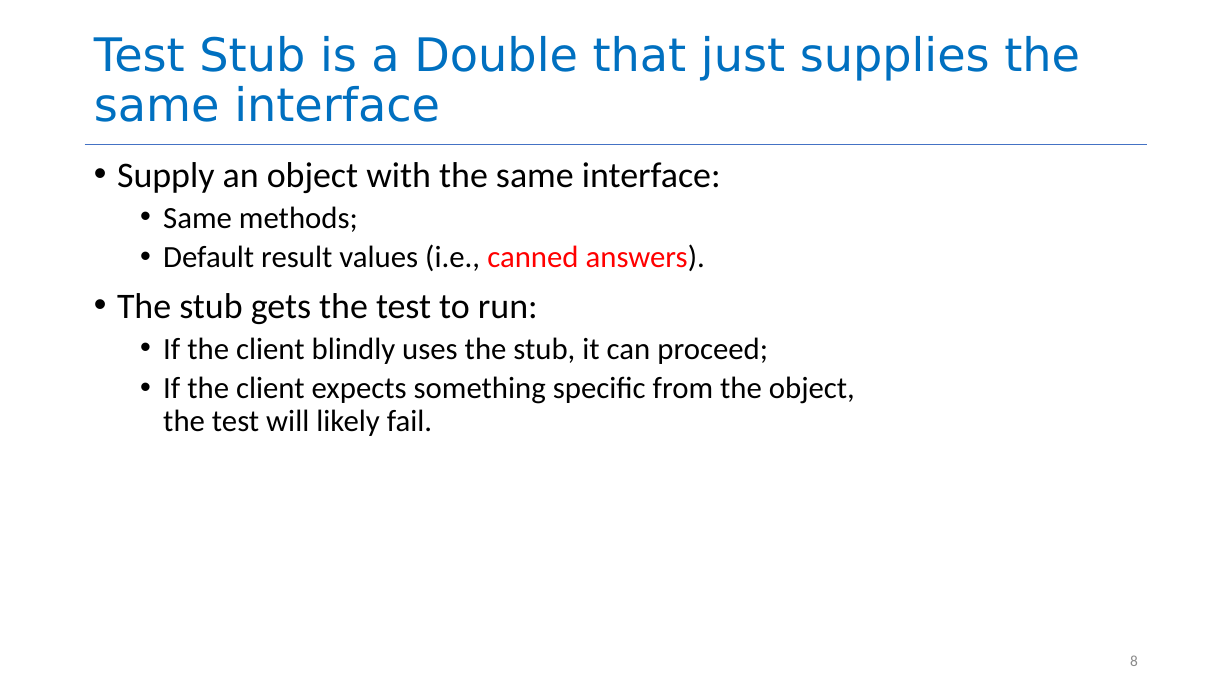
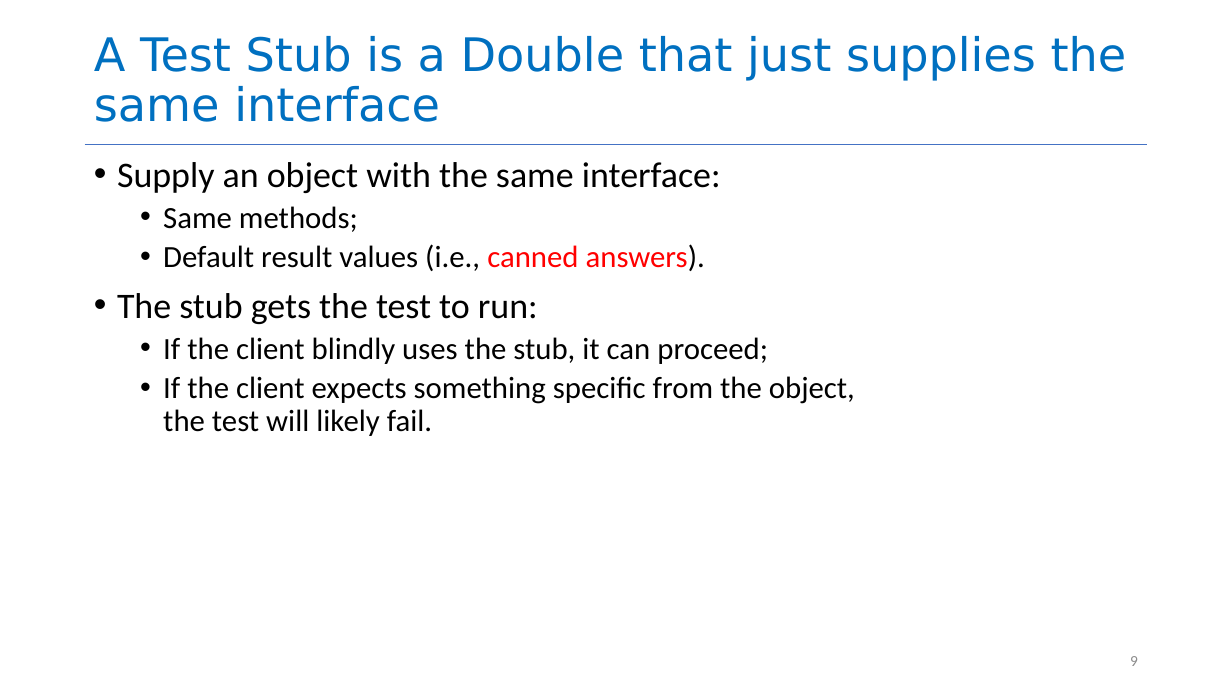
Before and after one commit to neu-se/CS4530-Spring-2022, a slide deck: slide 9 of Slides/Lesson 5.3 Testing Systems.pptx (slide 8 before the commit). Drawn at 1232x693 pixels with LibreOffice and Linux fonts; fonts in the diff are those of the drawing. Boxes give left, top, right and bottom in pixels: in the first picture for what was removed or moved away, otherwise in the second. Text is boxed around its words. In the diff, an @@ line names an element or a change of style, - is before the commit and + after.

Commit message:
small edits to L5.3

```diff
--- a/Slides/Lesson 5.3 Testing Systems.pptx
+++ b/Slides/Lesson 5.3 Testing Systems.pptx
@@ title at box(94, 36, 1127, 122): text changed @@
-Test Stub is a Double that just supplies the same interface
+A Test Stub is a Double that just supplies the same interface
@@ page number at box(1130, 656, 1138, 666): text changed @@
-8
+9
```
Also in this commit, not shown: 1 other slide changed, 1 slide added.
